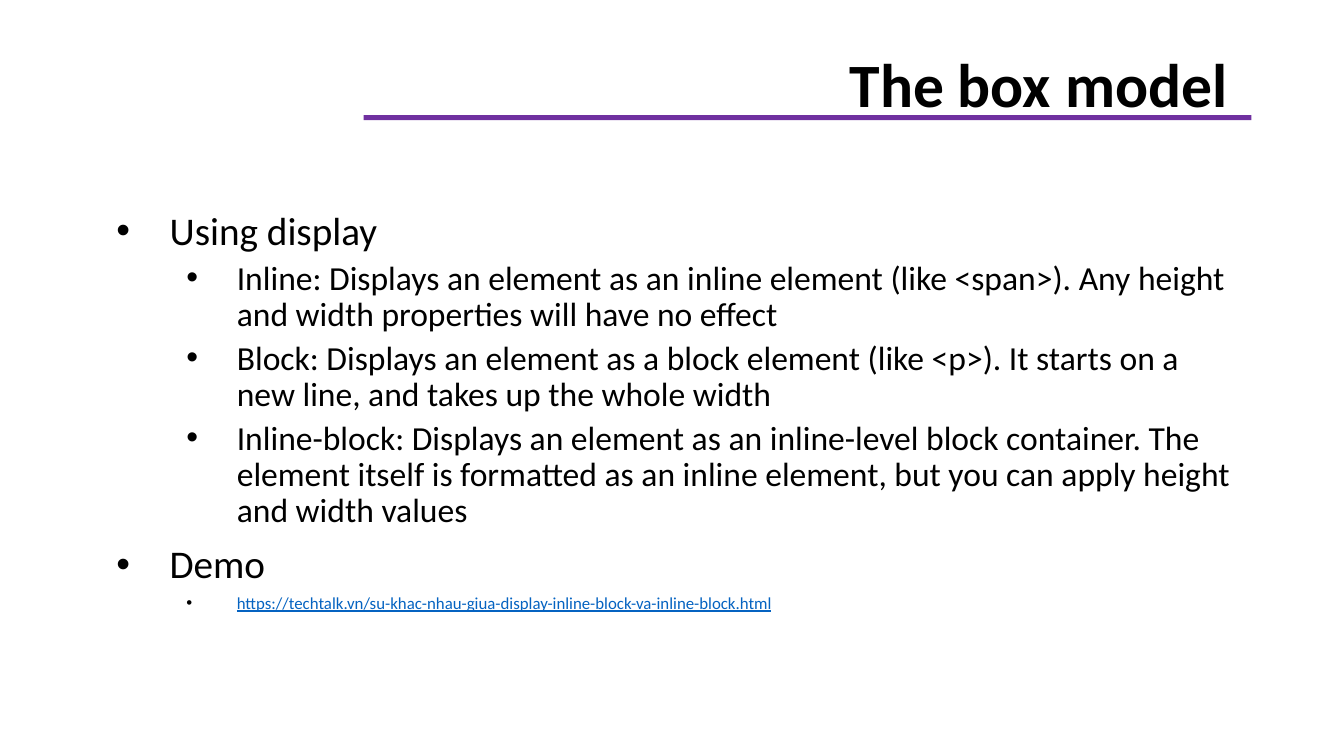
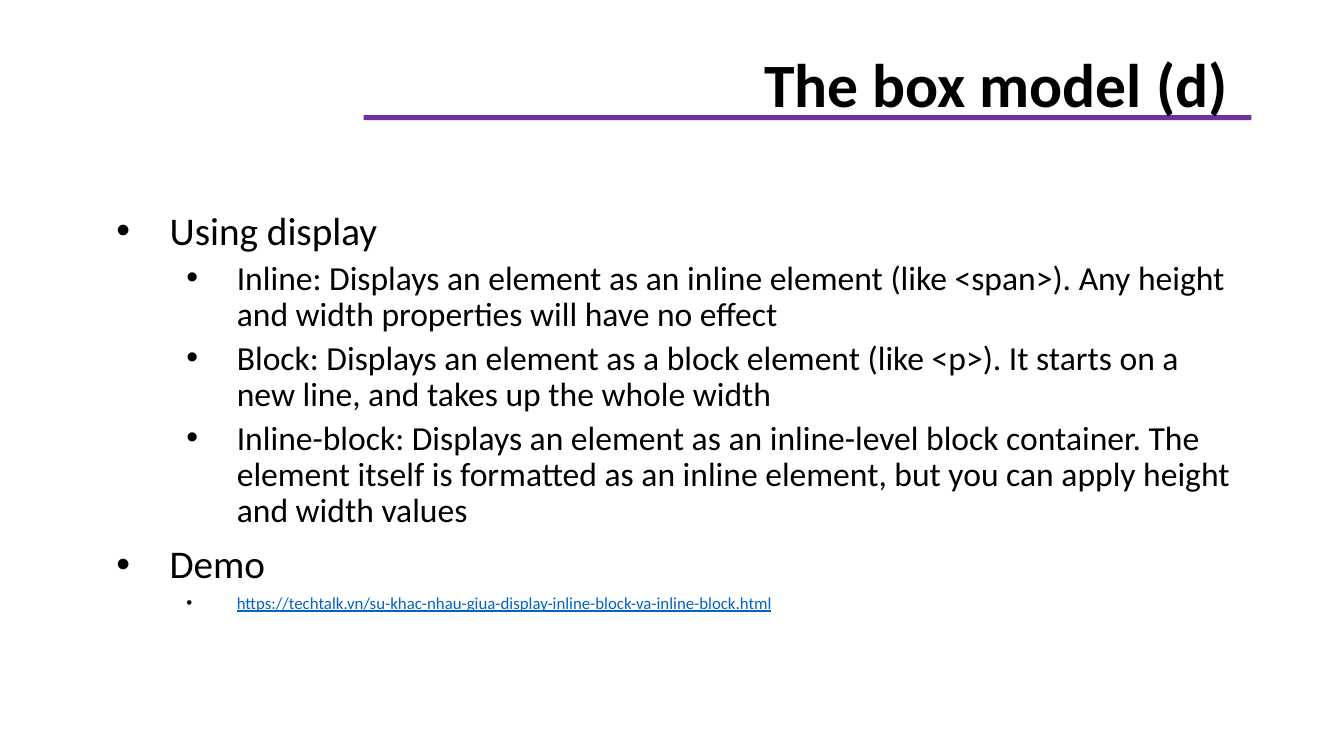
Before and after one commit to giaule91/basic-html, a slide deck: slide 22 of docs/CSS.pptx. Drawn at 1344x756 pixels with LibreOffice and Linux fonts; fonts in the diff are those of the drawing; background and template pictures are left out. Boxes give left, top, right and bottom in pixels: in the first picture for what was removed or moved away, otherwise in the second. Text is boxed around its words. In the diff, an @@ line names an element or a change of style, - is before the commit and + after.

```diff
--- a/docs/CSS.pptx
+++ b/docs/CSS.pptx
@@ title at <box>764,61,1227,120</box>: text changed @@
-The box model
+The box model (d)
```
Also in this commit, not shown: 5 other slides changed, 6 other files.
